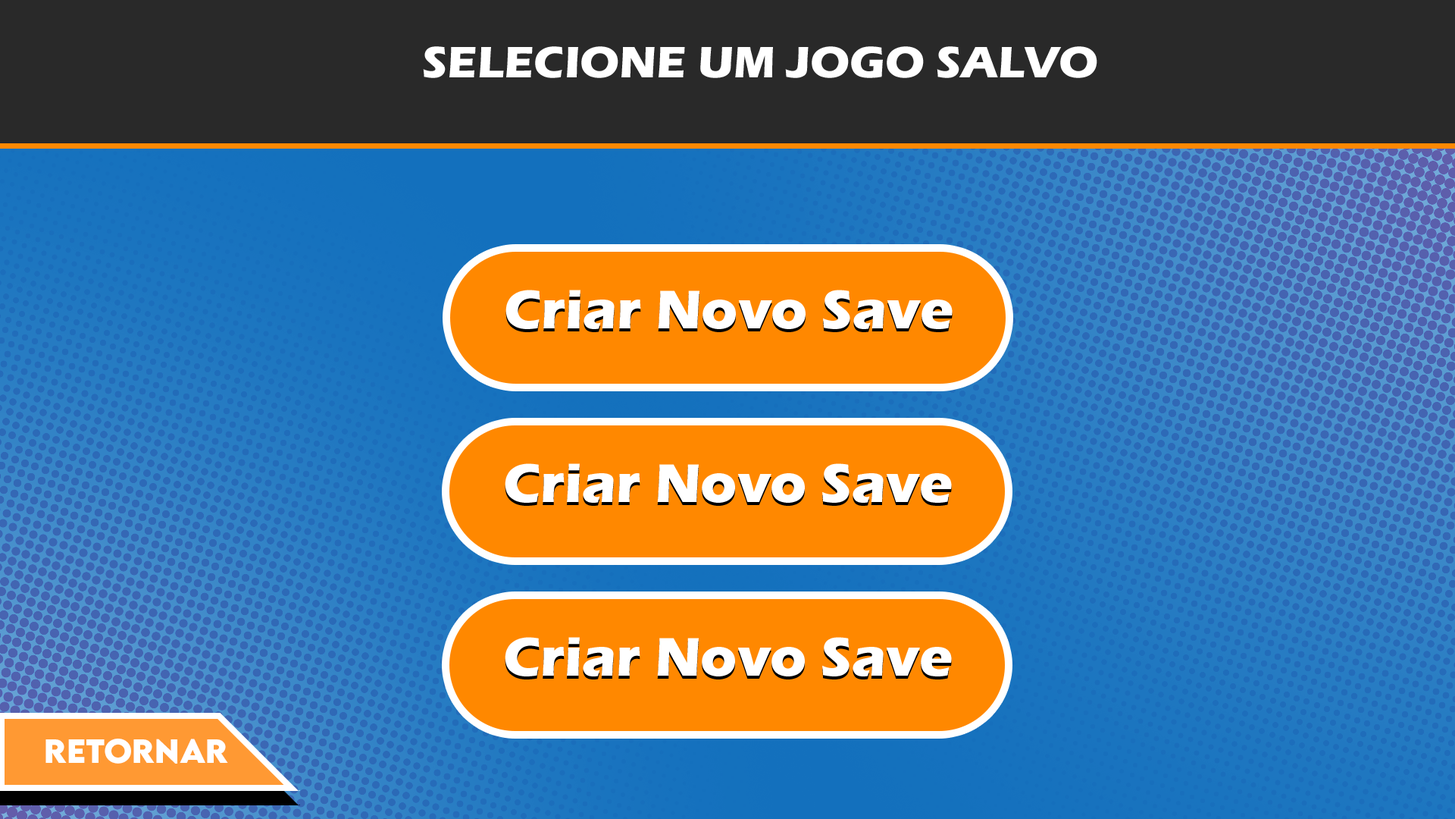
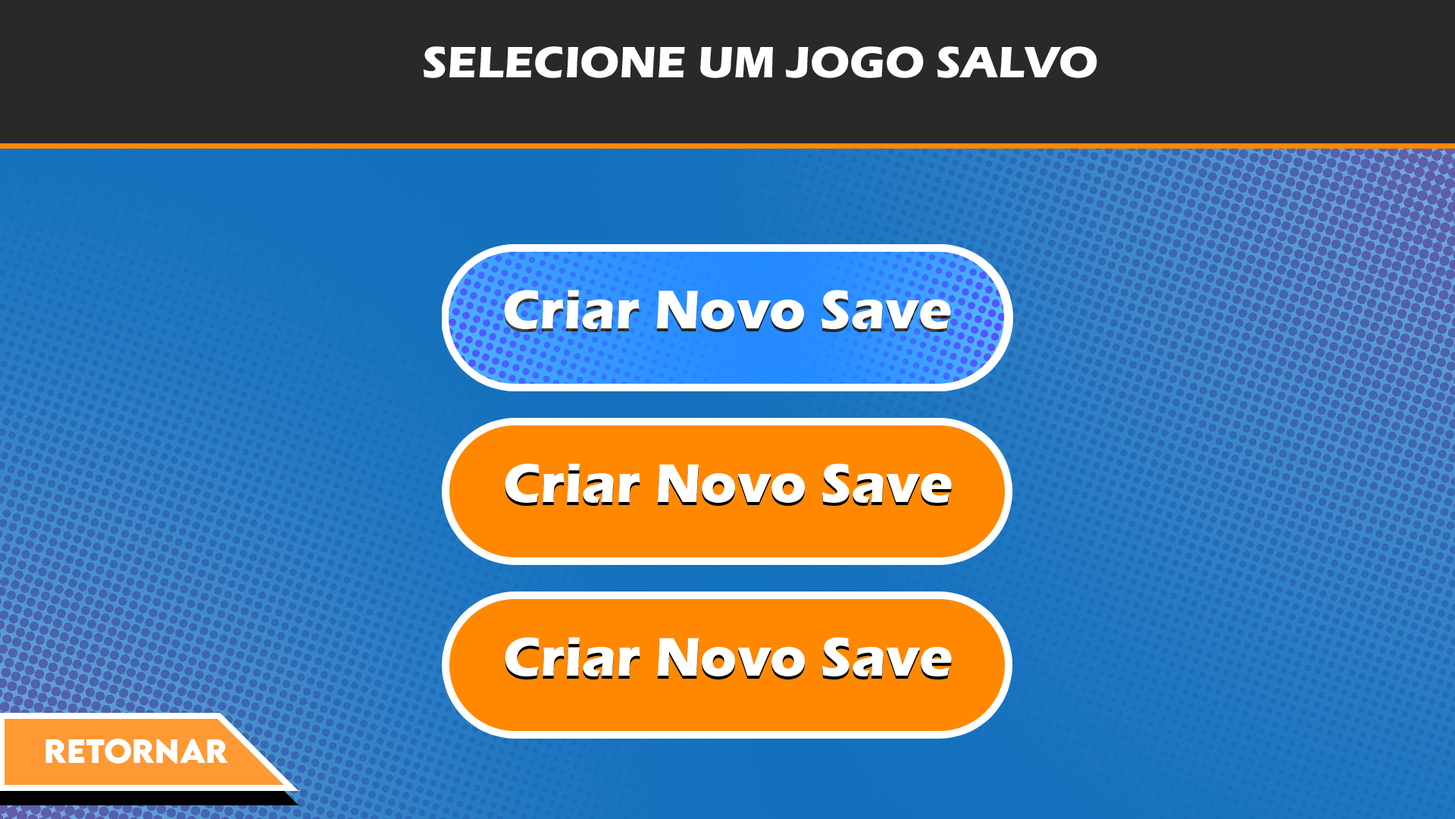
The second (1455, 819) image is a revision of the first. Changes to its layers:
showed "Criar Novo Save Selecionado" over (441, 244, 1006, 392)
